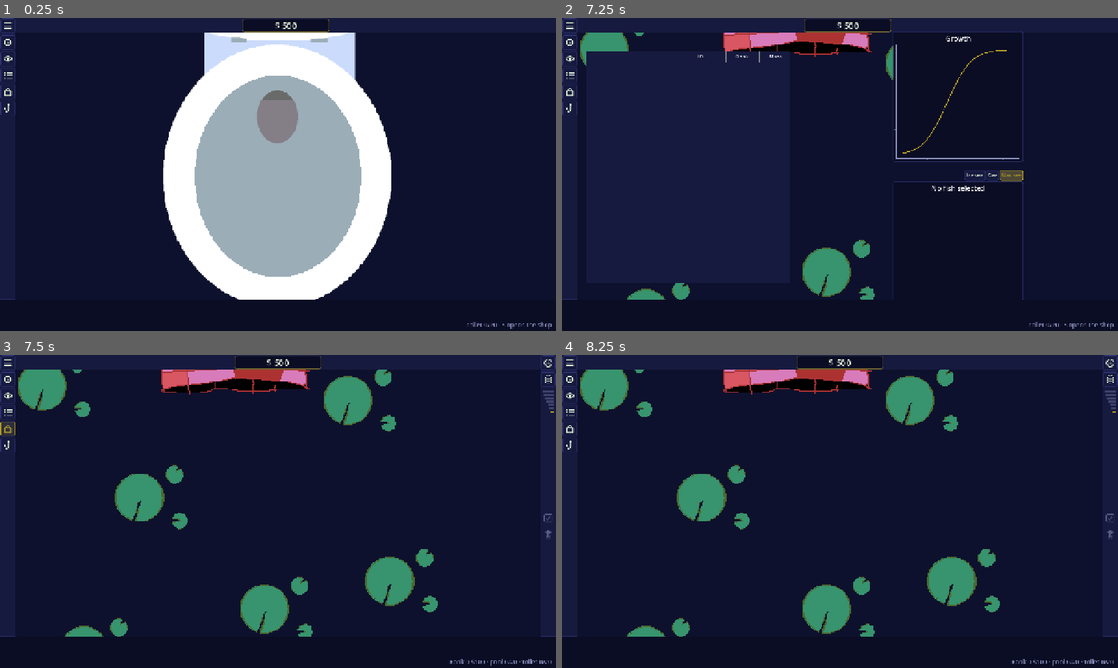
Above: before the commit, frames 1-4 (two rows, left to right).
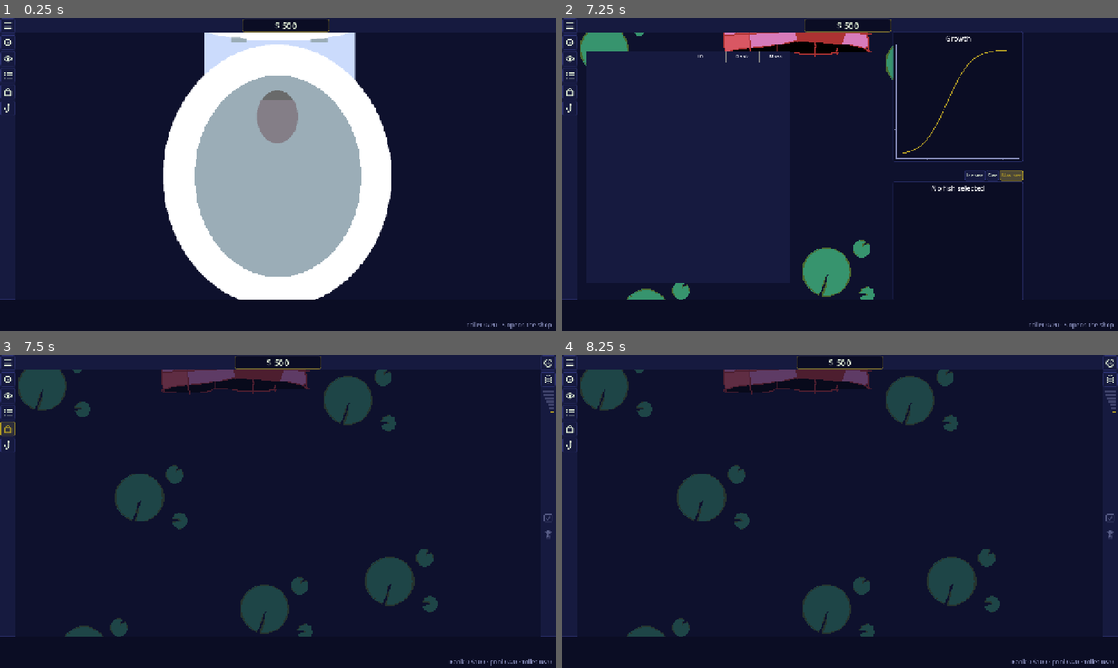
Above: after the commit, the same moments.

Repository: frnklnnlsn/koi-idle
Game: Godot game, scene res://game_parts/user_interface/scenes/main_UI.tscn
Two runs of this game, one before a commit and one after it. Both use one fixed random seed, a clock stepped at 60 frames per second and the inputs below.
Inputs (mouse positions are in pixels of both pictures, inside the frame that each line leads up to):
- Up to frame 1 (0.25 s): no input
- Up to frame 2 (7.25 s): click (567, 108) at 0.5 s; click (567, 108) at 1.25 s; click (567, 24) at 2 s; click (567, 43) at 2.75 s; click (567, 58) at 3.5 s; click (567, 74) at 4.25 s; click "Income" at 5 s; click "Size" at 5.75 s; click "Max size" at 6.5 s
- Up to frame 3 (7.5 s): click (5, 430) at 7.25 s
- Up to frame 4 (8.25 s): click "Income × Growth" at 8 s

Frames 1-2 are identical in both runs. In frame 3, 8.3% of the frame differs, in the area x 3-79%, y 4-90%; in frame 4, 8.3%.

Commit message:
Dim the toilet / pond behind the open shop (ShopBackdrop)
Co-Authored-By: Claude Opus 5.5 <noreply@anthropic.com>
Claude-Session: https://claude.ai/code/session_01EFMBTUzXdodmqvh2BWDEMY

Diff:
--- a/koi-idle-godot/game_parts/user_interface/scenes/main_UI.tscn
+++ b/koi-idle-godot/game_parts/user_interface/scenes/main_UI.tscn
@@ -97,6 +97,18 @@
 
 [node name="PondArea" parent="PondViewportContainer/PondViewport" unique_id=749628175 instance=ExtResource("8_xc818")]
 
+[node name="ShopBackdrop" type="ColorRect" parent="."]
+unique_name_in_owner = true
+visible = false
+layout_mode = 1
+anchors_preset = 15
+anchor_right = 1.0
+anchor_bottom = 1.0
+grow_horizontal = 2
+grow_vertical = 2
+mouse_filter = 2
+color = Color(0.054902, 0.066667, 0.176471, 0.6)
+
 [node name="VBoxContainer" type="VBoxContainer" parent="." unique_id=296132464]
 clip_contents = true
 layout_mode = 1
--- a/koi-idle-godot/game_parts/user_interface/scenes/main_ui.gd
+++ b/koi-idle-godot/game_parts/user_interface/scenes/main_ui.gd
@@ -18,6 +18,9 @@
 @onready var _trash_light: TextureRect = %TrashLight
 ## Rank picker on the ShopBar (rank_meter.gd): bars sized in its Inspector.
 @onready var _rank_meter: RankMeter = %RankMeter
+## See-through layer over the toilet / pond while the shop is open. Change how
+## dark it is with its Color (the alpha slider) in the Inspector.
+@onready var _shop_backdrop: ColorRect = %ShopBackdrop
 
 ## Light colours (keep / trash / off) come from UIPalette.
 
@@ -69,6 +72,7 @@
 
 func _on_shop_visibility() -> void:
 	_shop_bar.visible = shop_ui.visible
+	_shop_backdrop.visible = shop_ui.visible
 	_fit_above_terminal()
 
 
